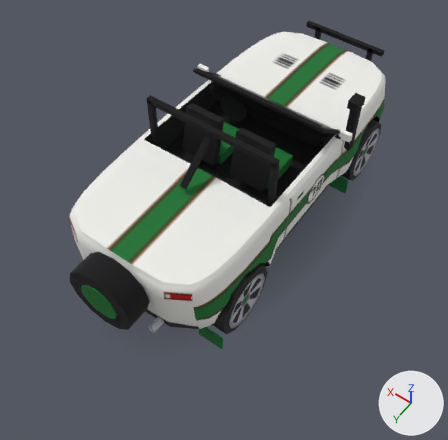
Before and after pictures for a commit that changed the glTF model modelos/atoleiro.glb.
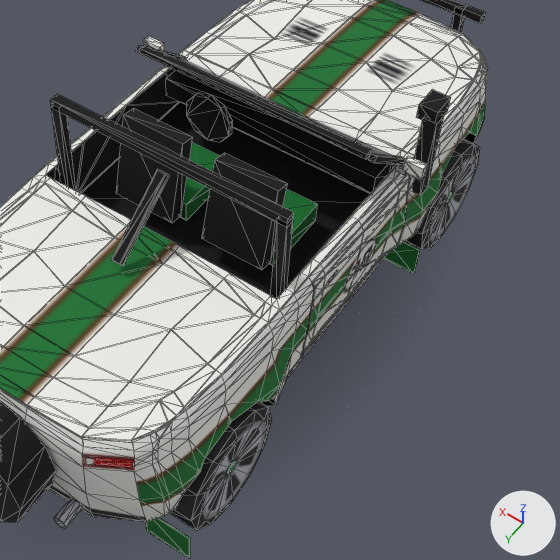
Each version appears first whole from a 50 mm camera at (-2.68, 4.11, 5.94) aimed at (-0.16, 0.57, 0.38), and next in a close-up on the part from 27% to 95% of the width and 10% to 80% of the height. Lighting does not change. The marker at lower right points along +X, +Y and +Z. The first two pictures are the older version. The close-ups show mesh edges as thin lines. Where no turn or scale is listed for an object, it has been applied to the vertices. Vertices at exactly the same position are counted once.

Before the edit, the objects in view are built like this:
```python
me_carroceria_001 = bpy.data.meshes.new('Carroceria.001')
me_carroceria_001.from_pydata(...)  # 906 vertices, 1582 faces; spans x -1.0..1.0, y -2.36..2.37, z 0.06..1.73
# faces by material slot: [1004, 12, 162, 260, 116, 28]
me_carroceria_001.materials.append(mat_carroceria)  # picture img_atoleiro_carroceria
me_carroceria_001.materials.append(mat_vidro)  # black #050913
me_carroceria_001.materials.append(mat_caixa)  # black #101013
me_carroceria_001.materials.append(mat_preto)  # black #101013
me_carroceria_001.materials.append(mat_secundaria)  # dark green #137330
me_carroceria_001.materials.append(mat_cromo)  # light grey #b9bcc3
me_roda_de_001 = bpy.data.meshes.new('Roda_DE.001')
me_roda_de_001.from_pydata(...)  # 50 vertices, 96 faces; spans x -0.14..0.14, y -0.4..0.4, z -0.4..0.4
me_roda_de_001.materials.append(mat_roda)  # picture img_atoleiro_roda
me_tampa_malha = bpy.data.meshes.new('Tampa_malha')
me_tampa_malha.from_pydata(...)  # 188 vertices, 272 faces; spans x -0.81..0.81, y 0.6..2.01, z 0.4..1.64
# faces by material slot: [122, 138, 12]
me_tampa_malha.materials.append(mat_carroceria)  # picture img_atoleiro_carroceria
me_tampa_malha.materials.append(mat_caixa)  # black #101013
me_tampa_malha.materials.append(mat_preto)  # black #101013
ob_carroceria = bpy.data.objects.new('Carroceria', me_carroceria_001)
ob_carroceria.location = (0.0, 0.0, 0.0)
ob_roda_td = bpy.data.objects.new('Roda_TD', me_roda_de_001)
ob_roda_td.location = (-0.835, 1.3, 0.4)
ob_tampa_malha = bpy.data.objects.new('Tampa_malha', me_tampa_malha)
ob_tampa_malha.location = (0.0, 0.0, 0.0)
# also in view: 'Porta_E_malha' at (0.91, -0.09, 0.88); 'Capo_malha' at (0.0, -1.44, 1.09); 'Porta_D_malha' at (-0.91, -0.09, 0.88); 'Roda_DD' at (-0.85, -1.3, 0.4)
```
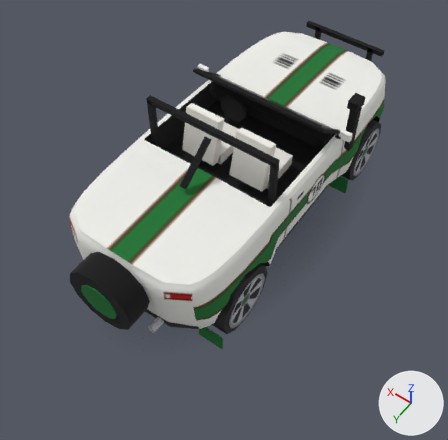
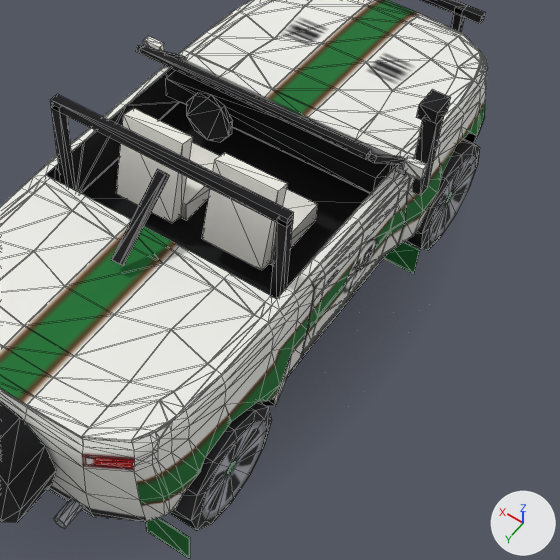
Pixel boxes (x1, y1, x2, y2) of what changed, in the close-ups (560 x 560 px; the box of a moved part takes in the faces that stretch with it):
part 1 of me_carroceria_001, moved or reshaped (not visible afterwards): before (50, 94, 294, 227)
part 2 of me_carroceria_001, moved or reshaped: before (269, 189, 318, 266); after (146, 518, 190, 559)
part 3 of me_carroceria_001, moved or reshaped (not visible afterwards): before (180, 143, 219, 220)
part 4 of me_carroceria_001, moved or reshaped: before (0, 401, 190, 559); after (0, 108, 420, 529)
part 5 of me_carroceria_001, moved or reshaped: before (51, 93, 293, 299); after (50, 8, 464, 299)
part 6 of me_carroceria_001, recoloured: after (262, 184, 318, 270)
part 7 of me_carroceria_001, recoloured: before (53, 499, 75, 528); after (172, 137, 210, 223)

The change, as a diff of the scene's bpy script:
```diff
--- a/modelos/atoleiro.glb.py
+++ b/modelos/atoleiro.glb.py
@@ mat_banco @@
+mat_banco = principled_material('Banco')
+mat_banco.base_color = (0.893, 0.873, 0.813)  # white #f3f0e9
+mat_banco.roughness = 1.0
@@ me_carroceria_001 @@
 me_carroceria_001.from_pydata(...)  # 906 vertices, 1582 faces; spans x -1.0..1.0, y -2.36..2.37, z 0.06..1.73
 # used by ob_carroceria; location = (0.0, 0.0, 0.0)
+# me_carroceria_001 part 1: the loose piece of 8 vertices spanning x -0.78..0.78, y 0.55..0.61, z 1.67..1.73 is scaled about its middle by (0.0385, 1, 11.3), then moved by (0.38, -2.9, -0.96)
+# me_carroceria_001 part 2: the loose piece of 8 vertices spanning x -0.53..-0.11, y -0.2..0.25, z 0.86..1.0 is scaled about its middle by (0.714, 0.0261, 1.71), then moved by (-0.51, 1.73, -0.75)
+# me_carroceria_001 part 3: the loose piece of 8 vertices spanning x 0.11..0.53, y -0.2..0.25, z 0.86..1.0 is scaled about its middle by (0.714, 0.0261, 1.71), then moved by (0.51, 1.73, -0.75)
+# me_carroceria_001 part 4: 80 of 906 vertices moved; they spanned x -0.99..0.99, y 1.74..2.37, z 0.06..1.26 and now span x -1.0..1.0, y -0.86..2.37, z 0.06..1.51; mean shift (-0.05, -1.34, 0.09); largest move (-0.33, 2.36, 1.07) -> (1.0, -0.86, 0.06)
+# me_carroceria_001 part 5: 60 of 906 vertices moved; they spanned x -0.78..1.0, y -0.86..0.61, z 0.06..1.7 and now span x -0.78..0.78, y -2.35..2.37, z 0.4..1.73; mean shift (-0.16, 0.1, 0.07); largest move (1.0, -0.84, 0.06) -> (-0.11, 2.37, 0.69)
+# me_carroceria_001 part 6: 5 faces spanning x -0.53..-0.11, y -0.2..0.4, z 0.86..1.51 switch from mat_secundaria (dark green #137330) to mat_banco (white #f3f0e9)
+# me_carroceria_001 part 7: 6 faces spanning x 0.11..0.53, y -0.2..0.4, z 0.86..1.51 switch from mat_cromo (light grey #b9bcc3) to mat_banco (white #f3f0e9)
 me_carroceria_001.materials.append(mat_carroceria)
```
